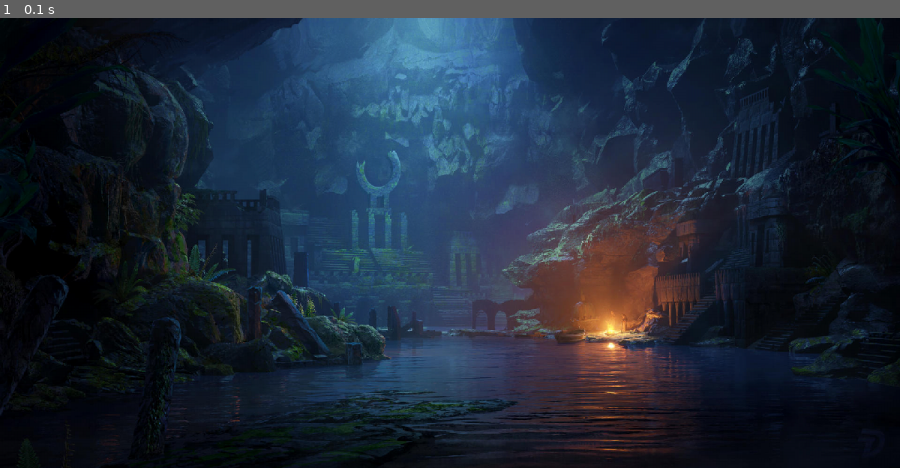
Above: before the commit, frame 1.
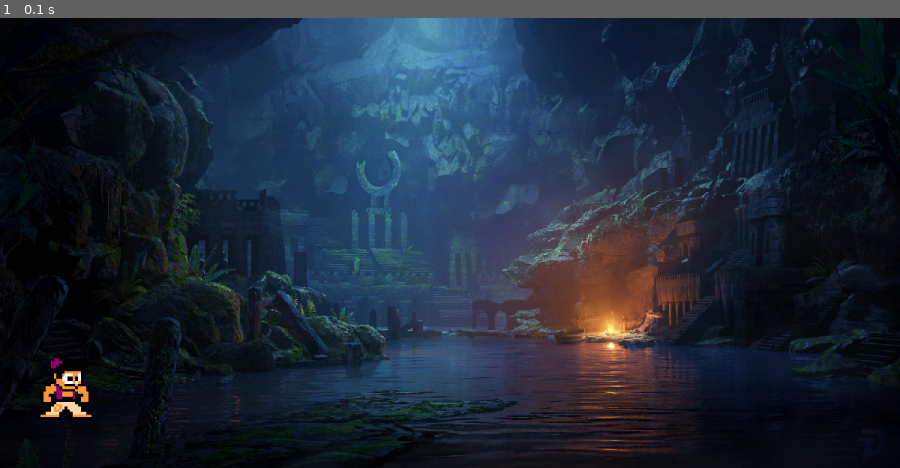
Above: after the commit, the same moment.

Repository: Silvigauto/Pygame_Lab
Game: pygame game, started from main.py
Two runs of this game, one before a commit and one after it. Both use one fixed random seed, a clock stepped at 60 frames per second and the inputs below.
Inputs:
- Up to frame 1 (0.1 s): no input

The runs differ from the first frame. In frame 1, 0.3% of the frame differs, in the area x 4-11%, y 75-89%.

Commit message:
personaje bliteado y animado quieto

Diff:
--- a/class_personaje.py
+++ b/class_personaje.py
@@ -4,7 +4,7 @@
 
 class Personaje:
     #atributos
-    def __init__(self, tamaño:tuple, animaciones) -> None:
+    def __init__(self, tamaño, animaciones, posicion_incial, velocidad) -> None:
         self.ancho = tamaño[0]
         self.alto = tamaño[1]
         #animaciones
@@ -12,6 +12,13 @@
         self.que_hace = "quieto"
         self.animaciones = animaciones
         self.reescalar_animaciones()
+        #rectangulos
+        #el pygame.rect es para q me reconozco que es el rectangulo xd
+        rectangulo = pygame.Rect(self.animaciones["camina_derecha"][0].get_rect())
+        rectangulo.x = posicion_incial[0]
+        rectangulo.y = posicion_incial[1]
+        self.lados = obtener_rectangulos(rectangulo)
+        self.velocidad = velocidad
 
     #quieto - salta- camina_derecha_ camina_izquierda
     def reescalar_animaciones(self):
@@ -19,11 +26,22 @@
             reescalar_imagenes(self.animaciones[clave], (self.ancho, self.alto))
 
     #metodos
-    def animar(self):
-        pass
+    def animar(self, pantalla, que_animacion:str):
+        animacion = self.animaciones[que_animacion]
+        largo = len(animacion)
+        if self.contador_pasos >= largo:
+            self.contador_pasos = 0
+
+        pantalla.blit(animacion[self.contador_pasos], self.lados["main"])
+        self.contador_pasos += 1
+
 
     def mover(self):
-        pass
+        for lado in self.lados:
+            self.lados[lado].x += self.velocidad
+
+    def update(self, pantalla):
+        self.animar(pantalla, "quieto")
 
     def aplicar_gravedad(self):
         pass
--- a/configuraciones.py
+++ b/configuraciones.py
@@ -3,7 +3,7 @@
 
 def reescalar_imagenes(lista, tamaño):
     for i in range(len(lista)):
-        lista[i] = pygame.transform.scale(tamaño)
+        lista[i] = pygame.transform.scale(lista[i], tamaño)
 
 def girar_imagenes(lista, flip_x, flip_y):
     lista_girada = []
--- a/main.py
+++ b/main.py
@@ -1,7 +1,13 @@
 import pygame, sys
 from configuraciones import *
 from pygame.locals import *
+from class_personaje import *
 
+
+def actualizar_pantalla(pantalla, un_personaje:Personaje, fondo):
+    pantalla.blit(fondo, (0,0))
+    #plataformas
+    un_personaje.update(pantalla)
 
 #pantalla
 WIDTH = 1200
@@ -17,12 +23,19 @@
 pygame.init()
 
 #PERSONAJE
+#eje x, y
+posicion_incial = (50, 450)
+tamaño = (75,85)
+
+
 
 diccionario_animaciones = {}
 diccionario_animaciones["quieto"] = personaje_quieto
 diccionario_animaciones["salta"] = personaje_salta
 diccionario_animaciones["camina_derecha"] = personaje_camina
 diccionario_animaciones["camina-izquierda"] = personaje_camina_izquierda
+
+mi_personaje = Personaje(tamaño, diccionario_animaciones, posicion_incial, 10)
 
 
 while True:
@@ -33,5 +46,5 @@
                 sys.exit(0)
 
 
-    PANTALLA.blit(fondo, (0,0))
+    actualizar_pantalla(PANTALLA, mi_personaje, fondo)
     pygame.display.update()
